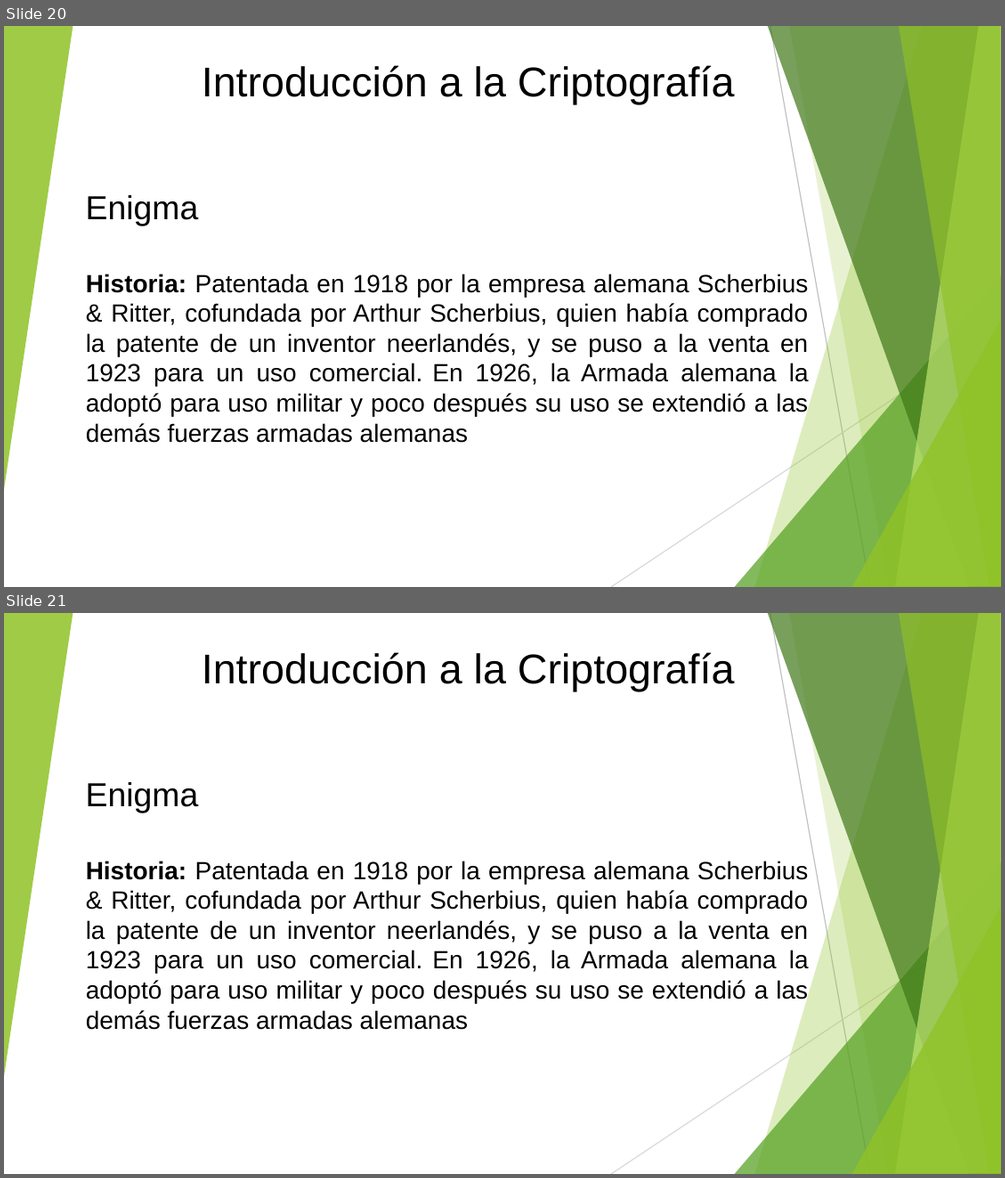
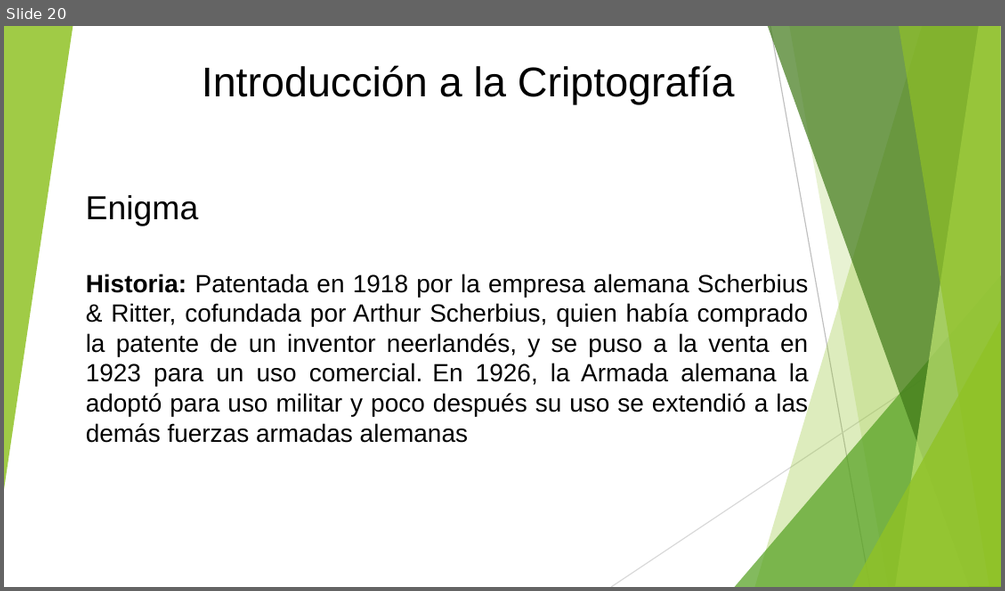
Before and after one commit to johaning91/criptografia, a slide deck: Presentacion.pptx. Shown one above the other, each under a label of ours: slides 20 and 21 before the commit, slide 20 after it. The pictures are 1005x1178 and 1005x591 pixels, drawn with LibreOffice and Linux fonts; fonts in the diff are those of the drawing. Boxes give left, top, right and bottom in pixels: in the first picture for what was removed or moved away, otherwise in the second. Text is boxed around its words. In the diff, an @@ line names an element or a change of style, - is before the commit and + after.

```diff
--- a/Presentacion.pptx
+++ b/Presentacion.pptx
@@ slide 21 removed at (4,613,1001,1174), background #FFFFFF; not listed: 10 template elements that a slide beside it also shows @@
@@ text removed at (202,652,735,691) @@
-Introducción a la Criptografía
@@ text removed at (86,782,199,812) @@
-Enigma
@@ text removed at (86,860,809,1030) @@
-Historia: Patentada en 1918 por la empresa alemana Scherbius & Ritter, cofundada por Arthur Scherbius, quien había comprado la patente de un inventor neerlandés, y se puso a la venta en 1923 para un uso comercial. En 1926, la Armada alemana la adoptó para uso militar y poco después su uso se extendió a las demás fuerzas armadas alemanas
```
Also in this commit, not shown: 1 slide changed, 5 slides added.
